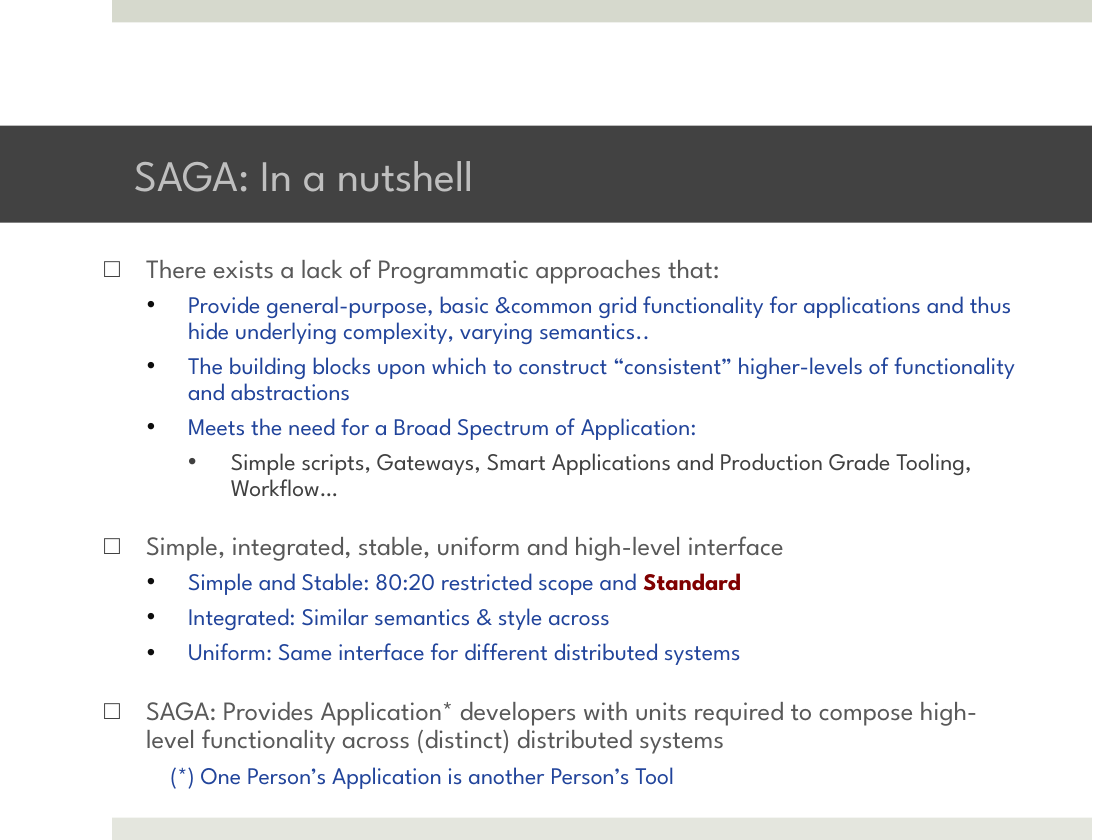
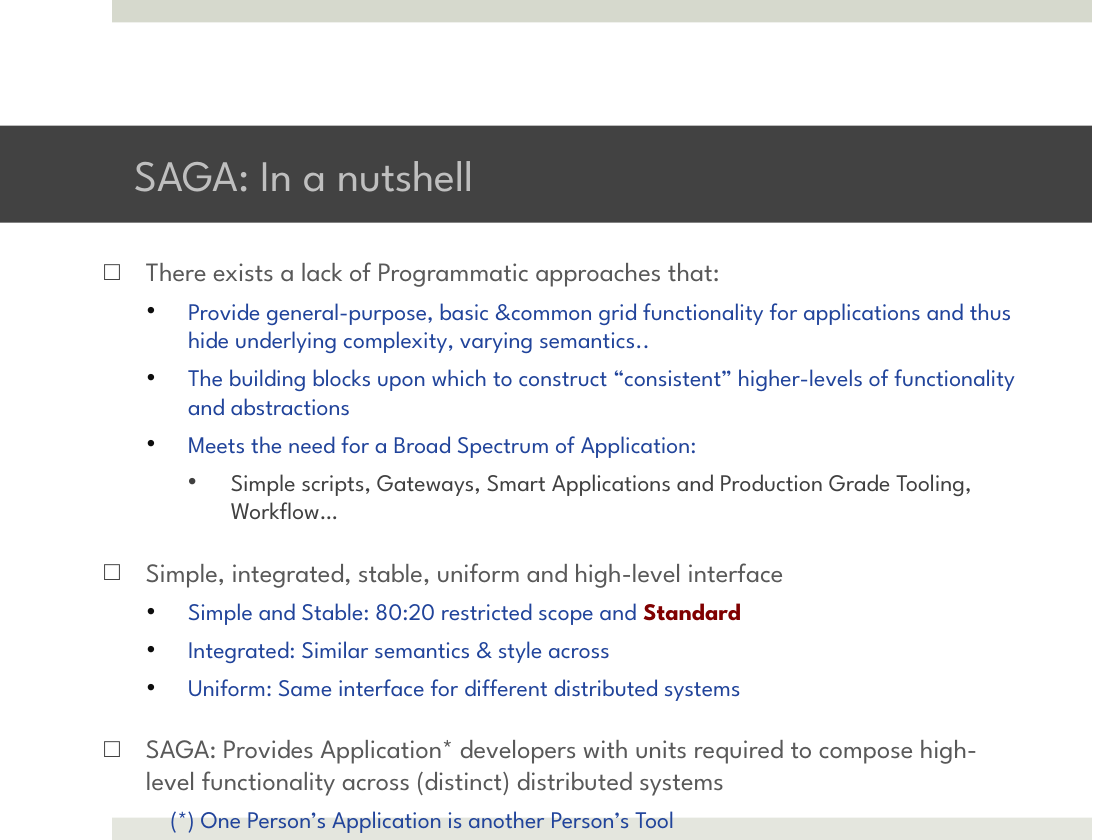
Before and after one commit to saga-project/saga-cpp-legacy-projects, a slide deck: slide 5 of tutorial/general_tutorial/SAGA-Intro-Conclusion.pptx (slide 4 before the commit). Drawn at 1120x840 pixels with LibreOffice and Linux fonts; fonts in the diff are those of the drawing; background and template pictures are left out. Boxes give left, top, right and bottom in pixels: in the first picture for what was removed or moved away, otherwise in the second. Text is boxed around its words. In the diff, an @@ line names an element or a change of style, - is before the commit and + after.

Commit message:
Lots of small fixes (read updates) in Hartmut's Section   But lots left to do (for Hartmut)
  Minor update in SAGA-Intro-Conclusion.pptx

```diff
--- a/tutorial/general_tutorial/SAGA-Intro-Conclusion.pptx
+++ b/tutorial/general_tutorial/SAGA-Intro-Conclusion.pptx
@@ text "There exists a lack of ..." at [146, 262, 1015, 796]: indent changed; line spacing 0.9 to 1 @@
```
Also in this commit, not shown: 7 other slides changed, 1 slide added, 1 other file.
